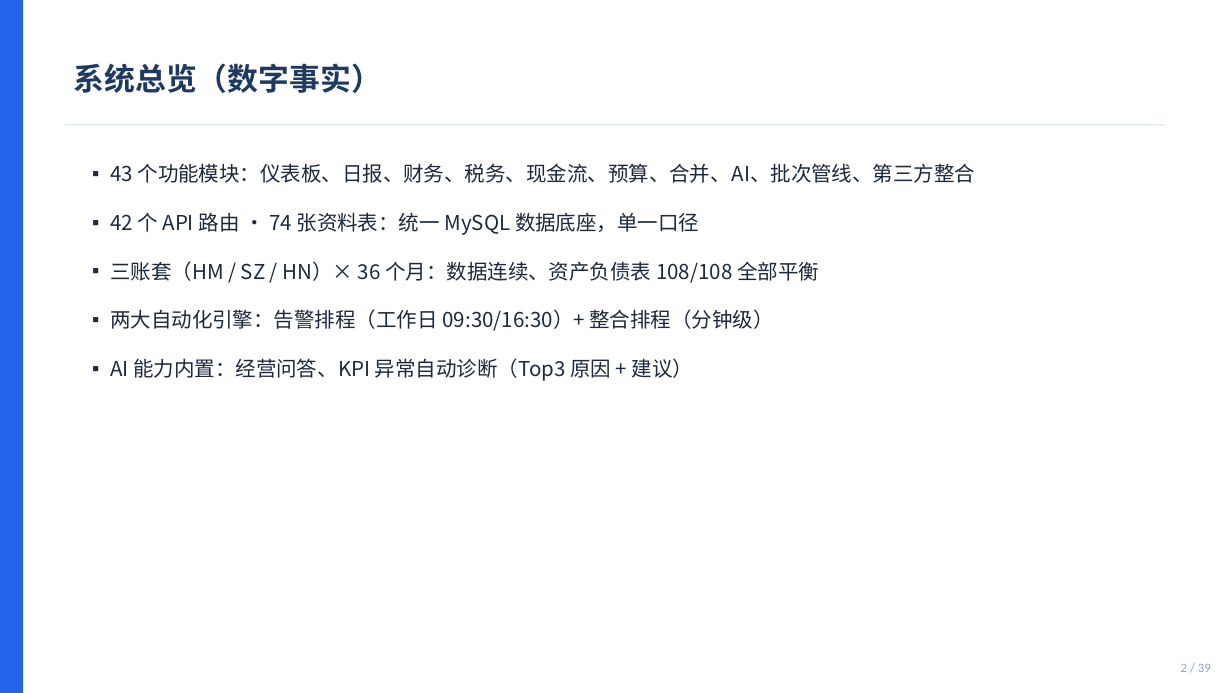
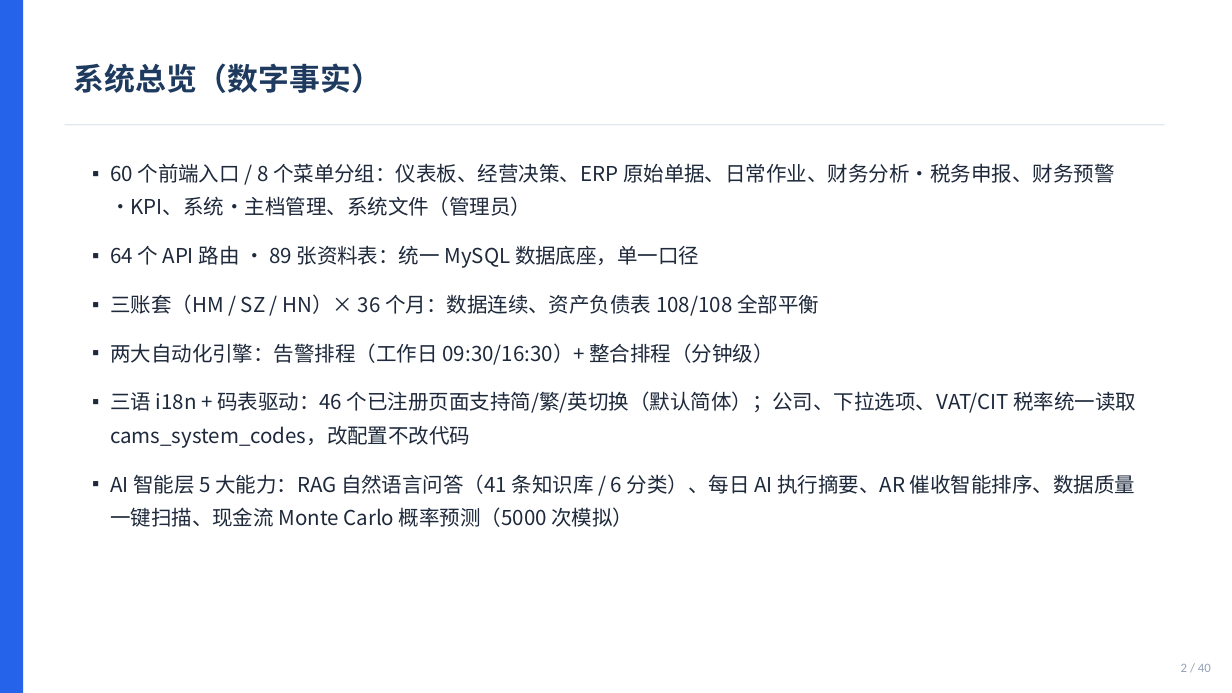
Before and after one commit to rocky1953/ERMM-finance-system, a slide deck: slide 2 of docs/ERMM_高管價值簡報_CEO_CFO_COO_CTO.pptx. Drawn at 1232x693 pixels with LibreOffice and Linux fonts; fonts in the diff are those of the drawing. Boxes give left, top, right and bottom in pixels: in the first picture for what was removed or moved away, otherwise in the second. Text is boxed around its words. In the diff, an @@ line names an element or a change of style, - is before the commit and + after.

Commit message:
docs: 同步系统手册、角色操作手册、架构图与高管简报

```diff
--- a/docs/ERMM_高管價值簡報_CEO_CFO_COO_CTO.pptx
+++ b/docs/ERMM_高管價值簡報_CEO_CFO_COO_CTO.pptx
@@ text at (110, 163, 1114, 268): text changed @@
-▪ 43 个功能模块：仪表板、日报、财务、税务、现金流、预算、合并、AI、批次管线、第三方整合
-▪ 42 个 API 路由 · 74 张资料表：统一 MySQL 数据底座，单一口径
+▪ 60 个前端入口 / 8 个菜单分组：仪表板、经营决策、ERP 原始单据、日常作业、财务分析·税务申报、财务预警·KPI、系统·主档管理、系统文件（管理员）
+▪ 64 个 API 路由 · 89 张资料表：统一 MySQL 数据底座，单一口径
@@ text at (110, 391, 1136, 527): text changed @@
-▪ AI 能力内置：经营问答、KPI 异常自动诊断（Top3 原因 + 建议）
+▪ 三语 i18n + 码表驱动：46 个已注册页面支持简/繁/英切换（默认简体）；公司、下拉选项、VAT/CIT 税率统一读取 cams_system_codes，改配置不改代码
+▪ AI 智能层 5 大能力：RAG 自然语言问答（41 条知识库 / 6 分类）、每日 AI 执行摘要、AR 催收智能排序、数据质量一键扫描、现金流 Monte Carlo 概率预测（5000 次模拟）
@@ text at (1181, 664, 1211, 672): text changed @@
-2 / 39
+2 / 40
```
Also in this commit, not shown: 33 other slides changed, 1 slide added, 28 other files.
